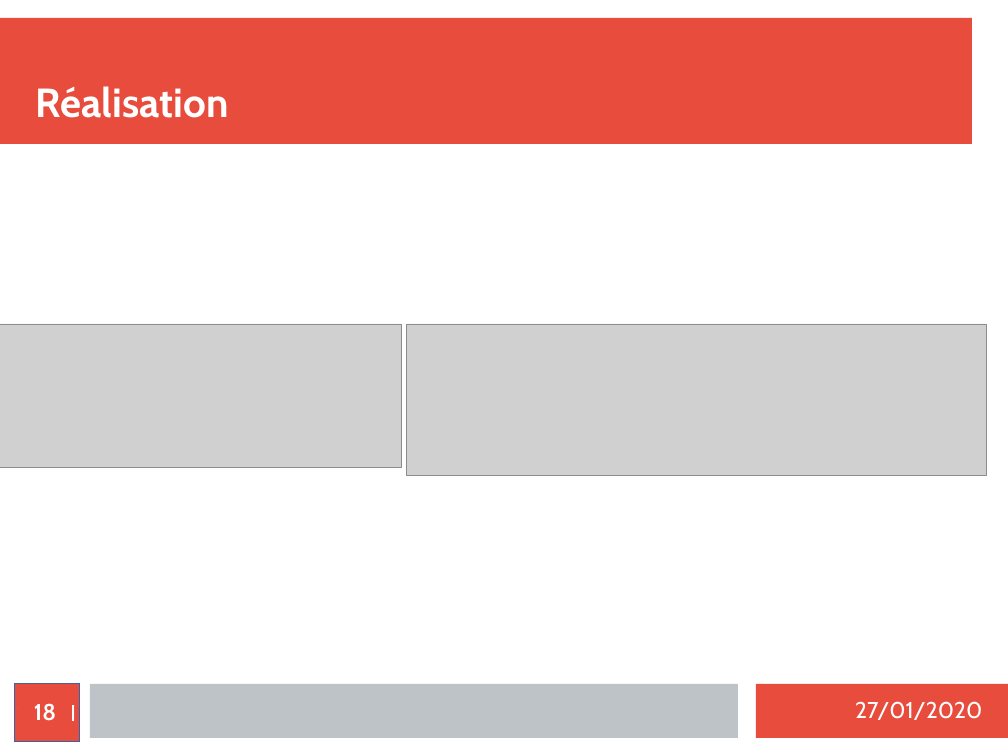
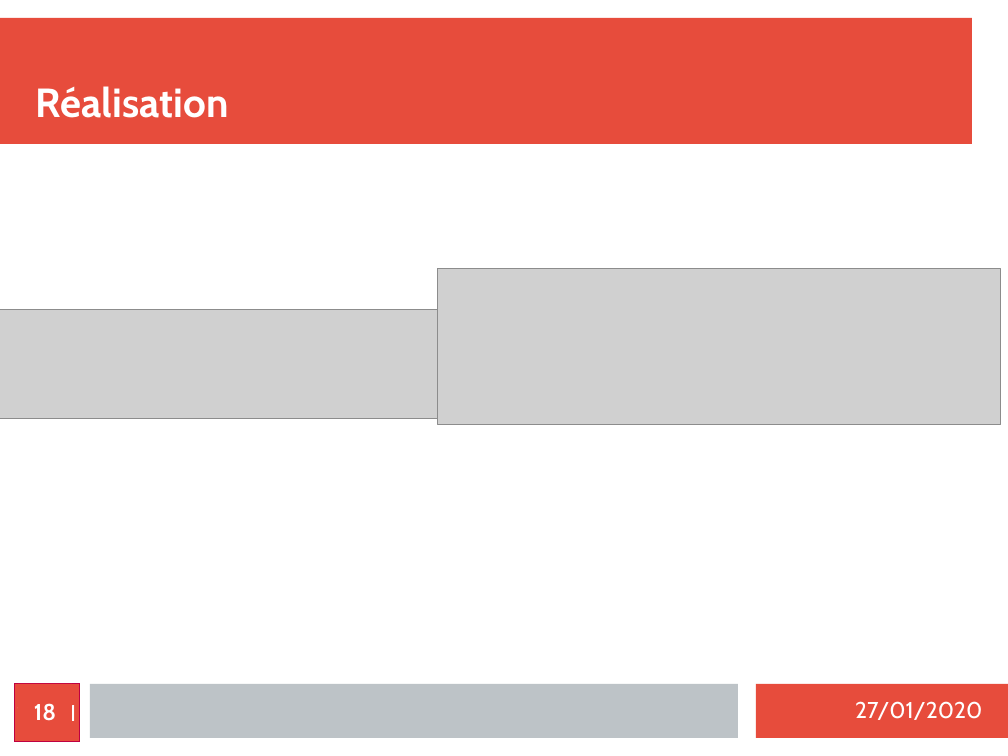
Before and after one commit to MezeretteBrice/Projet_Ronde, a slide deck: slide 18 of SOUTENANCE/Revue1/Brice.odp. Drawn at 1008x756 pixels with LibreOffice and Linux fonts; fonts in the diff are those of the drawing; grey boxes stand for pictures. Boxes give left, top, right and bottom in pixels: in the first picture for what was removed or moved away, otherwise in the second. Text is boxed around its words. In the diff, an @@ line names an element or a change of style, - is before the commit and + after.

```diff
--- a/SOUTENANCE/Revue1/Brice.odp
+++ b/SOUTENANCE/Revue1/Brice.odp
@@ picture: place and size @@
-picture at <box>407,324,987,475</box>
+picture at <box>438,269,1002,425</box>
@@ picture: place and size @@
-picture at <box>0,324,402,467</box>
+picture at <box>0,310,528,419</box>
@@ page number at <box>15,684,80,742</box>: outline #3465A4 0 pt to #BF0041 0 pt @@
```
Also in this commit, not shown: 14 other slides changed.
